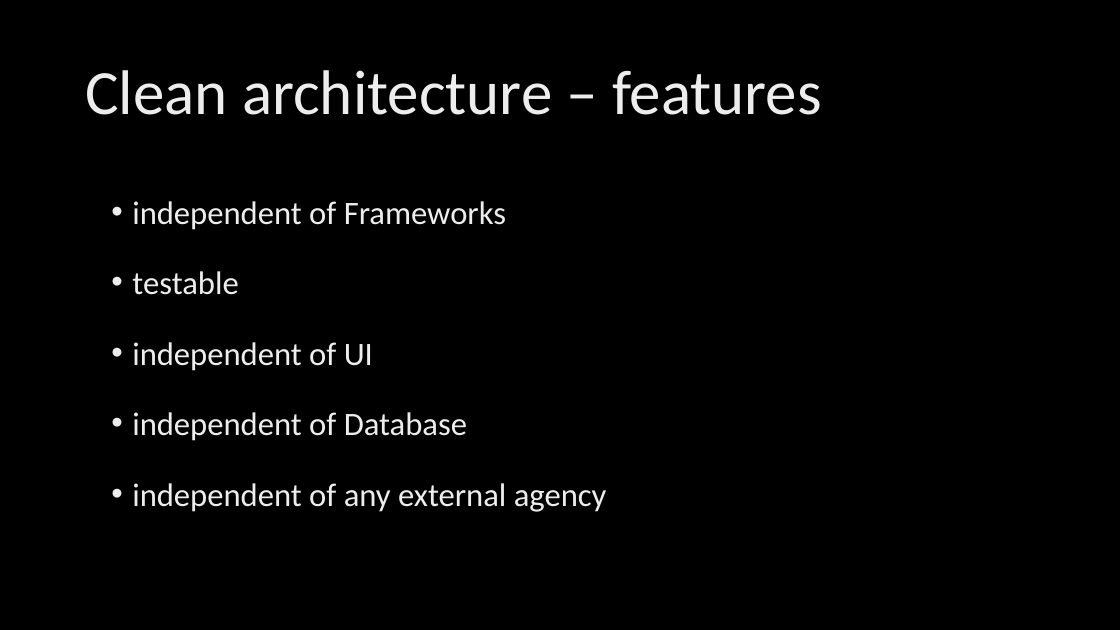
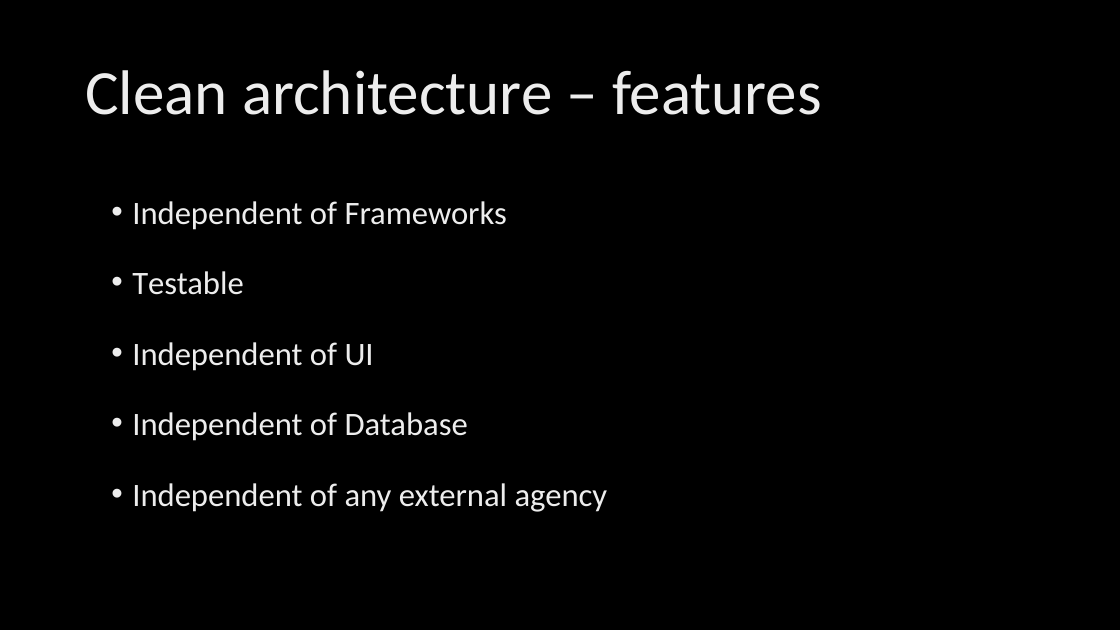
Before and after one commit to KonradGalczynski/Learning, a slide deck: slide 12 of CleanCodeCleanArch/CleanCodeCleanArch.pptx. Drawn at 1120x630 pixels with LibreOffice and Linux fonts; fonts in the diff are those of the drawing; background and template pictures are left out. Boxes give left, top, right and bottom in pixels: in the first picture for what was removed or moved away, otherwise in the second. Text is boxed around its words. In the diff, an @@ line names an element or a change of style, - is before the commit and + after.

```diff
--- a/CleanCodeCleanArch/CleanCodeCleanArch.pptx
+++ b/CleanCodeCleanArch/CleanCodeCleanArch.pptx
@@ text at [132,201,608,512]: text changed @@
-• independent of Frameworks
-• testable
-• independent of UI
-• independent of Database
-• independent of any external agency
+• Independent of Frameworks
+• Testable
+• Independent of UI
+• Independent of Database
+• Independent of any external agency
```
Also in this commit, not shown: 6 other slides changed, 1 slide added, 1 other file.
